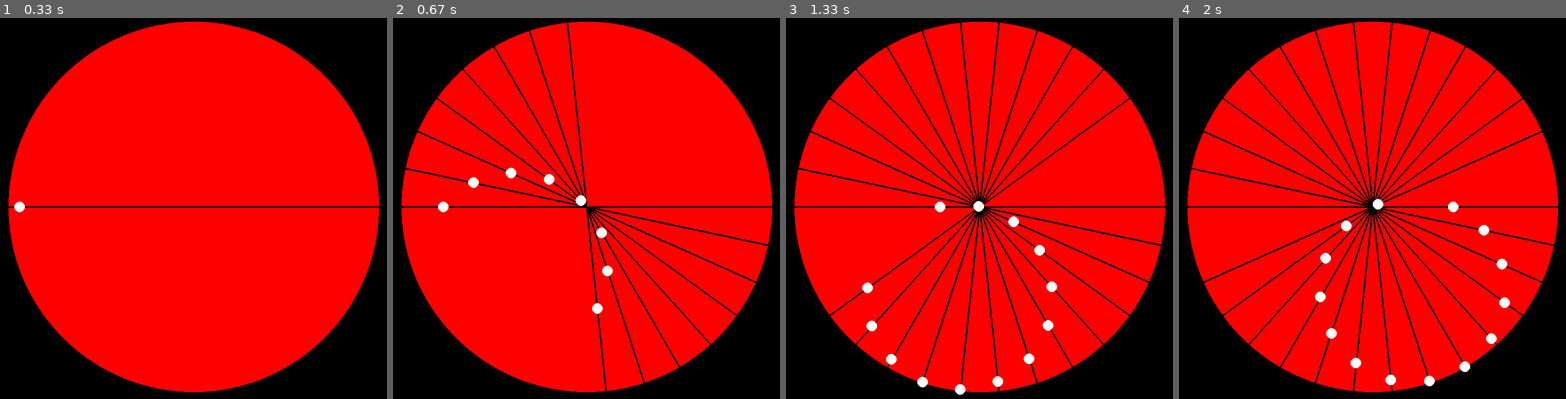
Above: before the commit, frames 1-4 (left to right).
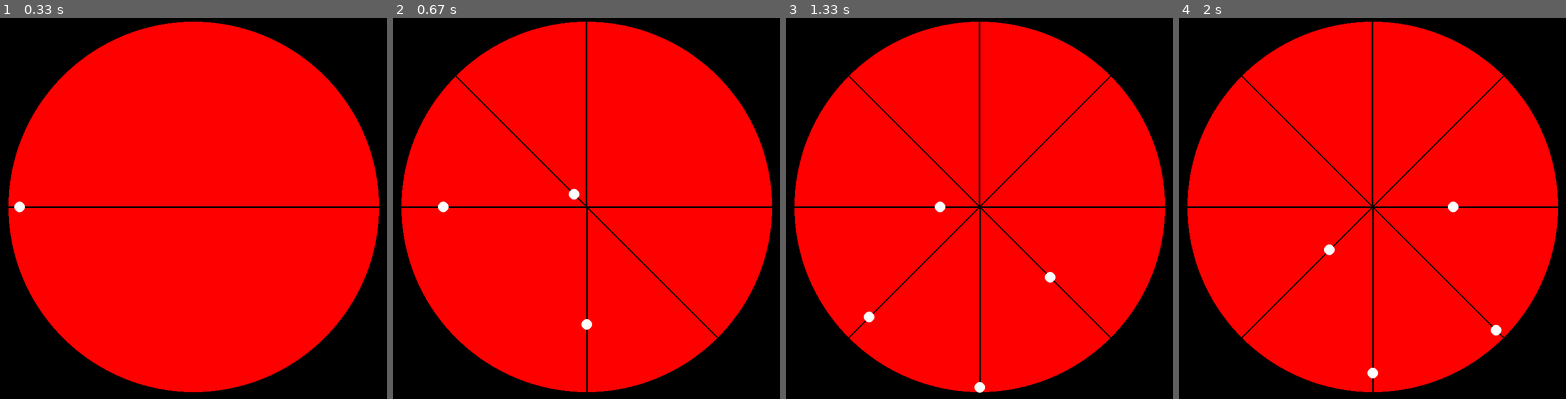
Above: after the commit, the same moments.

Repository: mickaelrei/pygame
Game: pygame game, started from archimedes_trammel.py
Two runs of this game, one before a commit and one after it. Both use one fixed random seed, a clock stepped at 60 frames per second and the inputs below.
Inputs (mouse positions are in pixels of both pictures, inside the frame that each line leads up to):
- Up to frame 1 (0.33 s): no input
- Up to frame 2 (0.67 s): click (586, 208) at 0.38 s
- Up to frame 3 (1.33 s): click (847, 143) at 0.72 s; click (1134, 357) at 1.05 s
- Up to frame 4 (2 s): click (1271, 124) at 1.38 s; click (1531, 364) at 1.72 s

Frame 1 is identical in both runs. In frame 2, 3.4% of the frame differs, in the area x 3-97%, y 0-99%; in frame 3, 5.7%; in frame 4, 6.1%.

Commit message:
new files

Diff:
--- a/archimedes_trammel.py
+++ b/archimedes_trammel.py
@@ -49,7 +49,7 @@
 bgCircleCenter = Vector2(WIDTH/2, HEIGHT/2)
 lineColor = BLACK
 lineWidth = 3
-lines = 15
+lines = 4
 generateLines = True
 drawFinalShape = False
 finalShapeColor = (100, 100, 100)
--- /dev/null
+++ b/quad_break.py
@@ -0,0 +1,263 @@
+from __future__ import annotations
+import pygame
+import sys
+import random
+from pygame.math import Vector2
+
+pygame.init()
+
+WIDTH = 600
+HEIGHT = 600
+WINDOW = pygame.display.set_mode((WIDTH, HEIGHT))
+CLOCK = pygame.time.Clock()
+FPS = 60
+
+WHITE = (255, 255, 255)
+BLACK = (0, 0, 0)
+RED = (255, 0, 0)
+GREEN = (0, 255, 0)
+BLUE = (0, 0, 255)
+
+def lerp(a, b, t):
+    return a + (b - a) * t
+
+class Quad:
+    def __init__(self, center: Vector2, points: list[Vector2], color=WHITE):
+        """
+        Initializes an instance with a center point, a list of points relative to center, and an optional color.
+
+        The points must be provided in the following order:
+         - Top left
+         - Top right
+         - Bottom right
+         - Bottom left
+
+        If the points are not provided in this order, the quad will be drawn/split incorrectly
+        """
+
+        self.pos = center
+        self.__points = points
+        self.color = color
+        self.vel = Vector2(0, 0)
+        self.static = False
+
+    @staticmethod
+    def fromAbsolutePoints(center, points, color=WHITE):
+        return Quad(center, [p - center for p in points], color)
+
+    @staticmethod
+    def fromRelativePoints(center, points, color=WHITE):
+        return Quad(center, points, color)
+
+    def update(self, acc: Vector2, dt: float):
+        if self.static: return
+
+        self.vel += acc * dt
+        self.pos += self.vel * dt
+
+    def draw(self, surface):
+        pygame.draw.polygon(surface, self.color, [self.pos + p for p in self.__points], 0 if fill else 1)
+        # pygame.draw.circle(surface, self.color, self.center, 5)
+
+    def split(self) -> list[Quad]:
+        # Find the longest axis
+        distX0 = self.__points[0].distance_squared_to(self.__points[1])
+        distX1 = self.__points[2].distance_squared_to(self.__points[3])
+        distY0 = self.__points[0].distance_squared_to(self.__points[3])
+        distY1 = self.__points[1].distance_squared_to(self.__points[2])
+
+        distX = (distX0 + distX1) / 2
+        distY = (distY0 + distY1) / 2
+
+        if distX > distY:
+            # Longest on the X axis; split vertically
+            return self.splitVertical()
+        else:
+            # Longest on the Y axis; split horizontally
+            return self.splitHorizontal()
+
+    def splitVertical(self) -> list[Quad]:
+        # Random alpha between 0 and 1 to find point in top and bottom sides
+        t0 = random.random()
+        t1 = random.random()
+
+        topPoint = lerp(self.__points[0], self.__points[1], t0)
+        bottomPoint = lerp(self.__points[3], self.__points[2], t1)
+
+        # Breaking on two opposite sides will generate two new quads
+        # The first quad will be the left half of the original quad
+        leftPoints = [
+            self.__points[0].copy(),
+            topPoint.copy(),
+            bottomPoint.copy(),
+            self.__points[3].copy(),
+        ]
+
+        # Transform it to global space
+        for i in range(len(leftPoints)):
+            leftPoints[i] += self.pos
+
+        # The second quad will be the right half of the original quad
+        rightPoints = [
+            topPoint.copy(),
+            self.__points[1].copy(),
+            self.__points[2].copy(),
+            bottomPoint.copy(),
+        ]
+        # Transform it to global space
+        for i in range(len(rightPoints)):
+            rightPoints[i] += self.pos
+
+        # Calculate the center of the new quads
+        centerLeftQuad = Vector2(0, 0)
+        for p in leftPoints:
+            centerLeftQuad += p
+        centerLeftQuad /= len(leftPoints)
+        centerRightQuad = Vector2(0, 0)
+        for p in rightPoints:
+            centerRightQuad += p
+        centerRightQuad /= len(rightPoints)
+
+        # Create the new quads
+        leftQuad = Quad.fromAbsolutePoints(
+            centerLeftQuad,
+            leftPoints,
+            self.color if not newColor else (random.randint(0, 255), random.randint(0, 255), random.randint(0, 255))
+        )
+        leftQuad.vel = self.vel.copy()
+        rightQuad = Quad.fromAbsolutePoints(
+            centerRightQuad,
+            rightPoints,
+            self.color if not newColor else (random.randint(0, 255), random.randint(0, 255), random.randint(0, 255))
+        )
+        rightQuad.vel = self.vel.copy()
+
+        # Return the new quads
+        return [leftQuad, rightQuad]
+
+    def splitHorizontal(self) -> list[Quad]:
+        # Random alpha between 0 and 1 to find point in left and right sides
+        t0 = random.random()
+        t1 = random.random()
+
+        leftPoint = lerp(self.__points[0], self.__points[3], t0)
+        rightPoint = lerp(self.__points[1], self.__points[2], t1)
+
+        # Breaking on two opposite sides will generate two new quads
+        # The first quad will be the top half of the original quad
+        topPoints = [
+            self.__points[0].copy(),
+            self.__points[1].copy(),
+            rightPoint.copy(),
+            leftPoint.copy(),
+        ]
+
+        # Transform it to global space
+        for i in range(len(topPoints)):
+            topPoints[i] += self.pos
+
+        # The second quad will be the bottom half of the original quad
+        bottomPoints = [
+            leftPoint.copy(),
+            rightPoint.copy(),
+            self.__points[2].copy(),
+            self.__points[3].copy()
+        ]
+        # Transform it to global space
+        for i in range(len(bottomPoints)):
+            bottomPoints[i] += self.pos
+
+        # Calculate the center of the new quads
+        centerTopQuad = Vector2(0, 0)
+        for p in topPoints:
+            centerTopQuad += p
+        centerTopQuad /= len(topPoints)
+        centerBottomQuad = Vector2(0, 0)
+        for p in bottomPoints:
+            centerBottomQuad += p
+        centerBottomQuad /= len(bottomPoints)
+
+        # Create the new quads
+        topQuad = Quad.fromAbsolutePoints(
+            centerTopQuad,
+            topPoints,
+            self.color if not newColor else (random.randint(0, 255), random.randint(0, 255), random.randint(0, 255))
+        )
+        topQuad.vel = self.vel.copy()
+        bottomQuad = Quad.fromAbsolutePoints(
+            centerBottomQuad,
+            bottomPoints,
+            self.color if not newColor else (random.randint(0, 255), random.randint(0, 255), random.randint(0, 255))
+        )
+        bottomQuad.vel = self.vel.copy()
+
+        # Return the new quads
+        return [topQuad, bottomQuad]
+
+center = Vector2(WIDTH // 2, HEIGHT // 2)
+size = Vector2(200, 200)
+newColor = False
+fill = False
+initialColor = WHITE
+quads: list[Quad] = []
+
+# Start with a quad centered in the middle of the screen
+quads.append(Quad.fromRelativePoints(center, [
+    Vector2(-size.x / 2, -size.y / 2),
+    Vector2(size.x / 2, -size.y / 2),
+    Vector2(size.x / 2, size.y / 2),
+    Vector2(-size.x / 2, size.y / 2)
+], initialColor))
+quads[0].static = True
+
+def breakQuad():
+    global lastHorizontal
+
+    # Break the first quad in the list
+    if lastHorizontal:
+        newQuads = quads[0].splitVertical()
+    else:
+        newQuads = quads[0].splitHorizontal()
+    lastHorizontal = not lastHorizontal
+
+    # Add upwards force to the new quads
+    for q in newQuads:
+        diffX = q.pos.x - center.x
+        if diffX < 0:
+            sign = -1
+        else:
+            sign = 1
+        q.vel += Vector2(sign * (0.2 + random.random()) * 20, -(0.3 + random.random()) * 45) * 0.9
+
+    quads.pop(0)
+    quads.extend(newQuads)
+
+updating = False
+lastHorizontal = False
+while True:
+    for event in pygame.event.get():
+        if event.type == pygame.QUIT or (event.type == pygame.KEYDOWN and event.key == pygame.K_ESCAPE):
+            pygame.quit()
+            sys.exit()
+        elif event.type == pygame.KEYDOWN:
+            if event.key == pygame.K_SPACE:
+                for i in range(50):
+                    breakQuad()
+            elif event.key == pygame.K_e:
+                updating = True
+        elif event.type == pygame.KEYUP:
+            if event.key == pygame.K_e:
+                updating = False
+
+    WINDOW.fill(BLACK)
+
+    breakQuad()
+
+    for q in quads:
+        if updating:
+            q.update(Vector2(0, 196), 1 / 60)
+        q.draw(WINDOW)
+
+    pygame.display.set_caption(f"Quad Break | {CLOCK.get_fps():.0f} FPS")
+    pygame.display.update()
+    CLOCK.tick(FPS)
--- /dev/null
+++ b/quadtree.py
@@ -0,0 +1,186 @@
+from __future__ import annotations
+import pygame
+import sys
+import random
+from pygame.math import Vector2
+
+pygame.init()
+
+WIDTH = 600
+HEIGHT = 600
+WINDOW = pygame.display.set_mode((WIDTH, HEIGHT))
+CLOCK = pygame.time.Clock()
+
+BLACK = (0, 0, 0)
+WHITE = (255, 255, 255)
+
+class Point:
+    def __init__(self, x, y, radius):
+        self.x = x
+        self.y = y
+        self.radius = radius
+        self.color = WHITE
+
+    def __eq__(self, other):
+        return isinstance(other, Point) and self.x == other.x and self.y == other.y
+
+    def to_rect(self):
+        return Rect(self.x - self.radius, self.y - self.radius, self.radius * 2, self.radius * 2)
+
+    def draw(self, surface):
+        pygame.draw.circle(surface, self.color, (int(self.x), int(self.y)), self.radius)
+
+class Rect:
+    def __init__(self, x, y, w, h):
+        self.x = x
+        self.y = y
+        self.w = w
+        self.h = h
+        self.color = (random.randint(0, 255), random.randint(0, 255), random.randint(0, 255))
+
+    def collidepoint(self, point: Point):
+        return (self.x <= point.x <= self.x + self.w and
+                self.y <= point.y <= self.y + self.h)
+
+    def colliderect(self, rect: Rect):
+        return (self.x < rect.x + rect.w and
+                self.x + self.w > rect.x and
+                self.y < rect.y + rect.h and
+                self.y + self.h > rect.y)
+
+class QuadTree:
+    def __init__(self, boundary: Rect, capacity: int):
+        self.boundary: Rect = boundary
+        self.capacity = capacity
+        self.points: list[Point] = []
+        self.divided = False
+
+    def subdivide(self):
+        x, y, w, h = self.boundary.x, self.boundary.y, self.boundary.w, self.boundary.h
+        nw = Rect(x, y, w / 2, h / 2)
+        ne = Rect(x + w / 2, y, w / 2, h / 2)
+        sw = Rect(x, y + h / 2, w / 2, h / 2)
+        se = Rect(x + w / 2, y + h / 2, w / 2, h / 2)
+
+        self.northwest = QuadTree(nw, self.capacity)
+        self.northeast = QuadTree(ne, self.capacity)
+        self.southwest = QuadTree(sw, self.capacity)
+        self.southeast = QuadTree(se, self.capacity)
+
+        # Distribute points to the new quadrants
+        for point in self.points:
+            if self.northwest.insert(point):
+                continue
+            elif self.northeast.insert(point):
+                continue
+            elif self.southwest.insert(point):
+                continue
+            elif self.southeast.insert(point):
+                continue
+        self.points.clear()
+
+        self.divided = True
+
+    def insert(self, point: Point):
+        if not self.boundary.collidepoint(point):
+            return False
+
+        if not self.divided and len(self.points) < self.capacity:
+            self.points.append(point)
+            return True
+        else:
+            if not self.divided:
+                self.subdivide()
+
+            return (self.northwest.insert(point) or
+                    self.northeast.insert(point) or
+                    self.southwest.insert(point) or
+                    self.southeast.insert(point))
+
+    def query(self, range: Rect, found: list[Vector2] | None = None) -> list[Point]:
+        if found is None:
+            found = []
+        if not self.boundary.colliderect(range):
+            return found
+
+        for point in self.points:
+            if range.colliderect(point.to_rect()):
+                found.append(point)
+
+        if self.divided:
+            self.northwest.query(range, found)
+            self.northeast.query(range, found)
+            self.southwest.query(range, found)
+            self.southeast.query(range, found)
+
+        return found
+
+    def draw(self, surface):
+        pygame.draw.rect(surface, WHITE, (self.boundary.x, self.boundary.y, self.boundary.w, self.boundary.h), 1)
+        if self.divided:
+            self.northwest.draw(surface)
+            self.northeast.draw(surface)
+            self.southwest.draw(surface)
+            self.southeast.draw(surface)
+
+        for point in self.points:
+            point.draw(surface)
+
+numPoints = 500
+q = QuadTree(Rect(0, 0, WIDTH, HEIGHT), 4)
+for _ in range(numPoints):
+    x = random.randint(0, WIDTH)
+    y = random.randint(0, HEIGHT)
+    q.insert(Point(x, y, random.randint(2, 10)))
+
+coll = False
+while True:
+    mouse_pos = pygame.mouse.get_pos()
+    for event in pygame.event.get():
+        if event.type == pygame.QUIT or (event.type == pygame.KEYDOWN and event.key == pygame.K_ESCAPE):
+            pygame.quit()
+            sys.exit()
+        elif event.type == pygame.KEYDOWN:
+            if event.key == pygame.K_e:
+                coll = not coll
+
+    WINDOW.fill(BLACK)
+
+    q.draw(WINDOW)
+
+    if coll:
+        # Find point closest to mouse position
+        closest_point = None
+        closest_distance = 1e10
+        for point in q.query(Rect(0, 0, WIDTH, HEIGHT)):
+            distance = ((point.x - mouse_pos[0]) ** 2 + (point.y - mouse_pos[1]) ** 2) ** 0.5
+            if distance < point.radius and distance < closest_distance:
+                closest_distance = distance
+                closest_point = point
+
+        if closest_point:
+            # Query quadtree for the closest point
+            radius = closest_point.radius
+            found = q.query(Rect(closest_point.x - radius, closest_point.y - radius, radius * 2, radius * 2))
+            print(f"Collisions: {len(found) - 1} ({(len(found) - 1)/numPoints*100:.2f}%)")
+
+            # Draw query bounding box
+            pygame.draw.rect(WINDOW, (0, 255, 0), (closest_point.x - radius, closest_point.y - radius, radius * 2, radius * 2), 1)
+            for point in found:
+                if point != closest_point:
+                    pygame.draw.circle(WINDOW, (255, 0, 0), (int(point.x), int(point.y)), 3)
+                    pygame.draw.line(WINDOW, (255, 0, 0), (int(mouse_pos[0]), int(mouse_pos[1])), (int(point.x), int(point.y)), 1)
+    else:
+        # Draw query from mouse pos
+        size = 150
+        pygame.draw.rect(WINDOW, (0, 255, 0), (mouse_pos[0] - size / 2, mouse_pos[1] - size / 2, size, size), 1)
+        found = q.query(Rect(mouse_pos[0] - size / 2, mouse_pos[1] - size / 2, size, size))
+        print(f"Found {len(found)} points; {len(found)/numPoints*100:.2f}% of points")
+
+        # Draw points in the query
+        for point in found:
+            pygame.draw.circle(WINDOW, (0, 255, 0), (int(point.x), int(point.y)), point.radius)
+
+    pygame.display.update()
+
+    CLOCK.tick(60)
